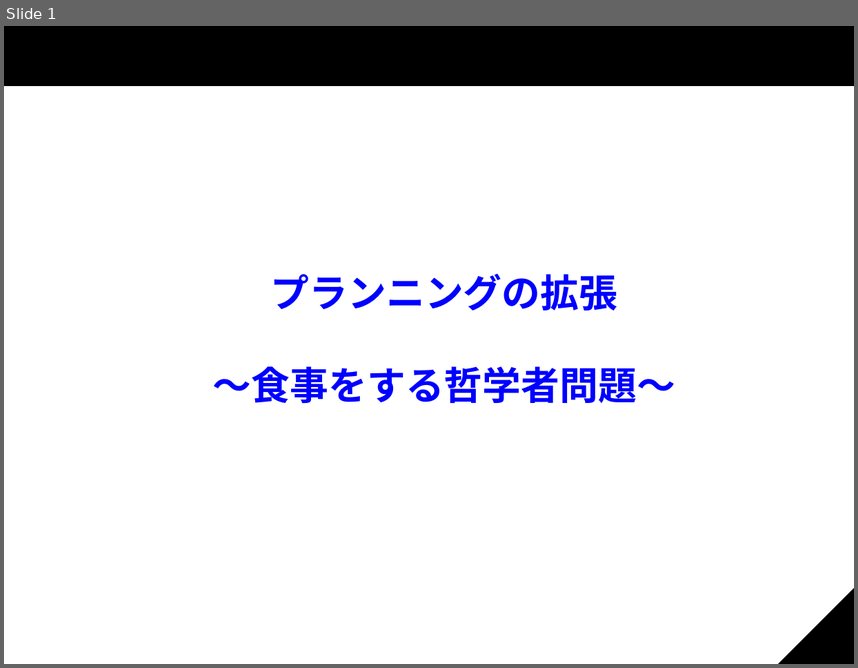
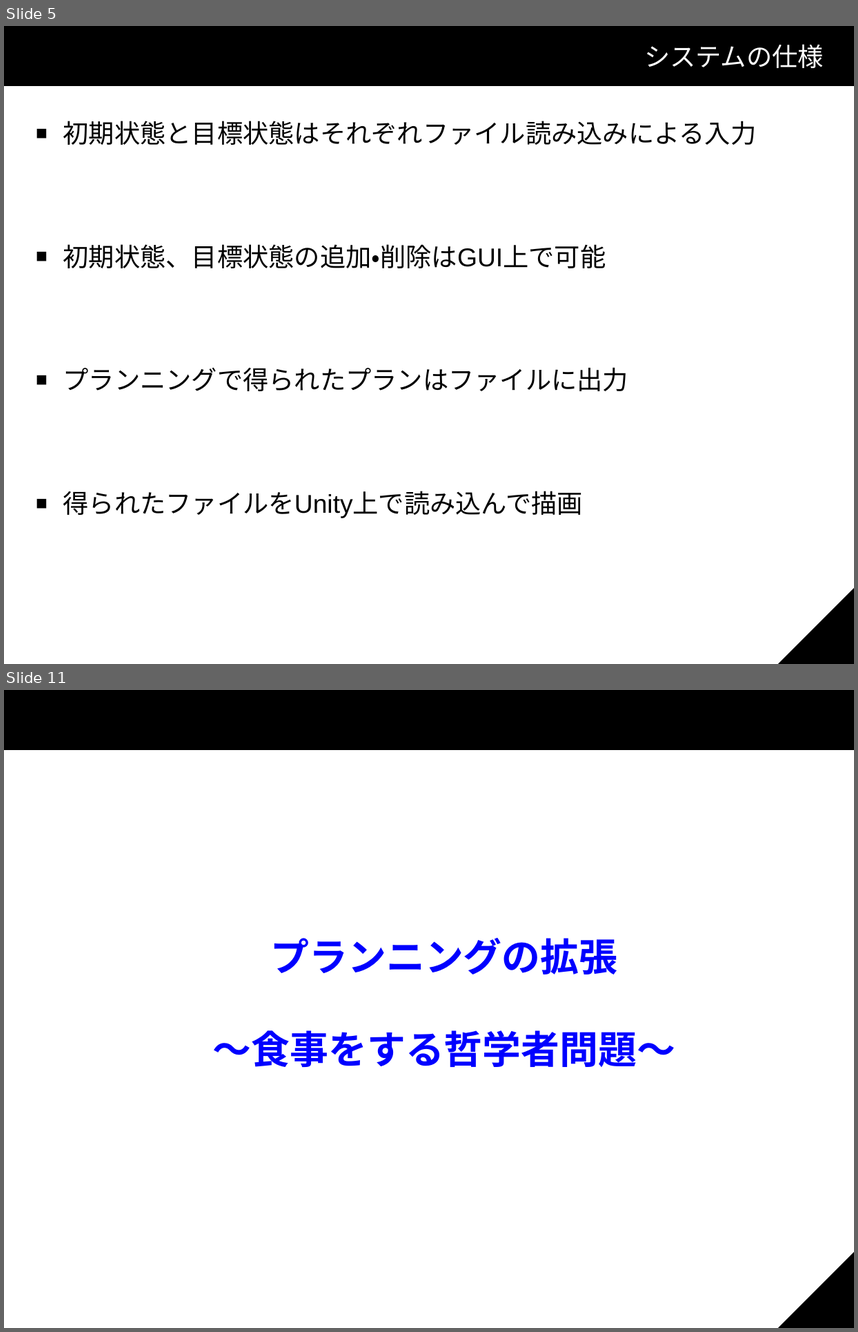
Before and after one commit to KP-3/Shota, a slide deck: スライド.odp. Shown one above the other, each under a label of ours: slide 1 before the commit, slides 5 and 11 after it; the slides between them are not shown. The pictures are 858x668 and 858x1332 pixels, drawn with LibreOffice and Linux fonts; fonts in the diff are those of the drawing; background and template pictures are left out. Boxes give left, top, right and bottom in pixels: in the first picture for what was removed or moved away, otherwise in the second. Text is boxed around its words. In the diff, an @@ line names an element or a change of style, - is before the commit and + after.

```diff
--- a/スライド.odp
+++ b/スライド.odp
@@ slide 5 added at <box>4,26,854,664</box>, background #FFFFFF; not listed: 3 template elements that a slide beside it also shows @@
@@ title added at <box>644,44,824,68</box>, 24 pt, text #FFFFFF @@
+システムの仕様
@@ text added at <box>63,121,757,518</box>, 24 pt, text #000000 @@
+■ 初期状態と目標状態はそれぞれファイル読み込みによる入力
+■ 初期状態、目標状態の追加・削除はGUI上で可能
+■ プランニングで得られたプランはファイルに出力
+■ 得られたファイルをUnity上で読み込んで描画
@@ what was slide 1 is now slide 11 @@
```
Also in this commit, not shown: 9 slides changed, 10 other slides added.
